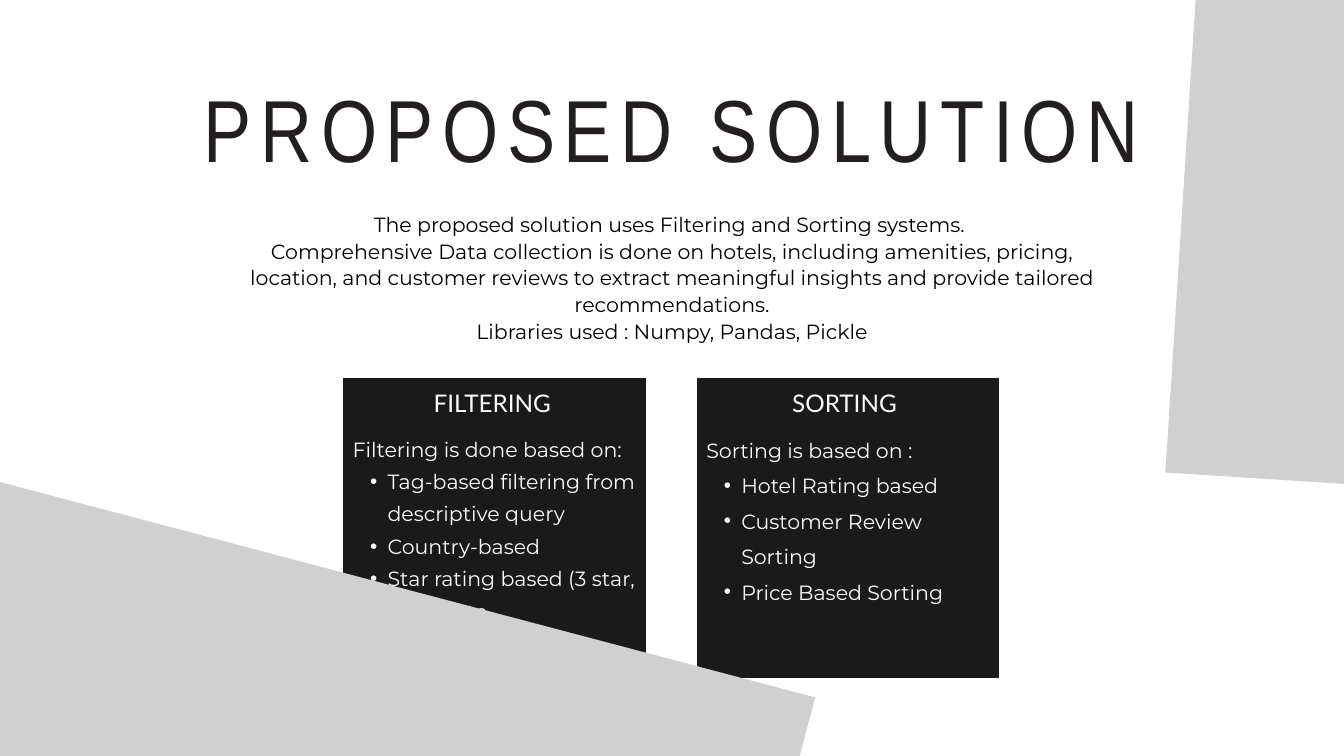
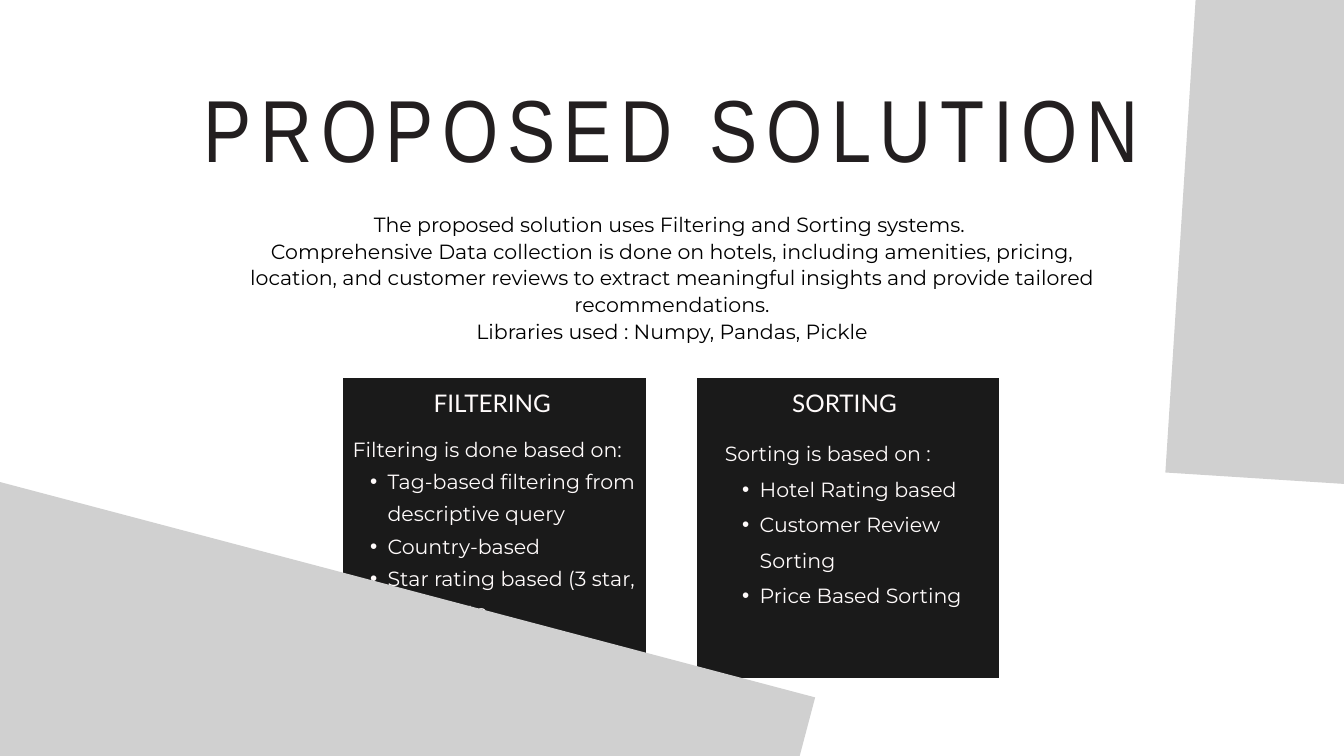
Before and after one commit to AvirupRay/Hotel-Recommendations-Based-on-Customer-Feedback, a slide deck: slide 4 of documents/HotelFinder.pptx. Drawn at 1344x756 pixels with LibreOffice and Linux fonts; fonts in the diff are those of the drawing; grey boxes stand for pictures; background and template pictures are left out. Boxes give left, top, right and bottom in pixels: in the first picture for what was removed or moved away, otherwise in the second. Text is boxed around its words. In the diff, an @@ line names an element or a change of style, - is before the commit and + after.

```diff
--- a/documents/HotelFinder.pptx
+++ b/documents/HotelFinder.pptx
@@ text "Sorting is based on :" moved from (x1=706, y1=442, x2=943, y2=604) to (x1=725, y1=445, x2=962, y2=607) @@
```
Also in this commit, not shown: 4 other slides changed, 1 slide added, 13 other files.
